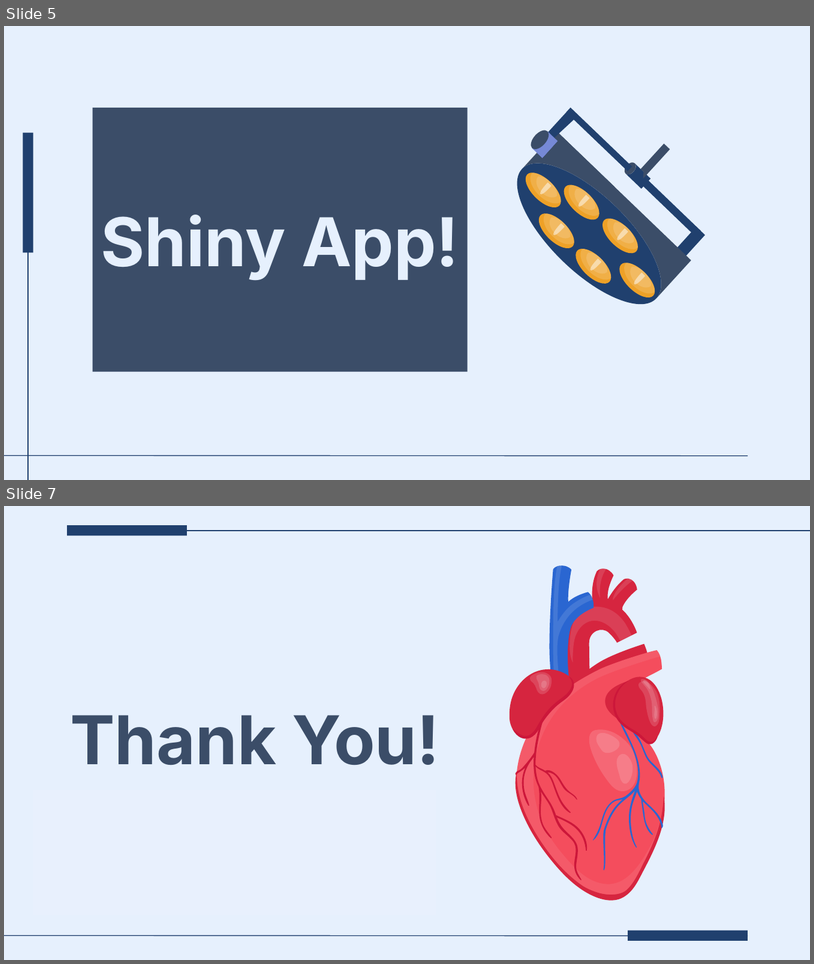
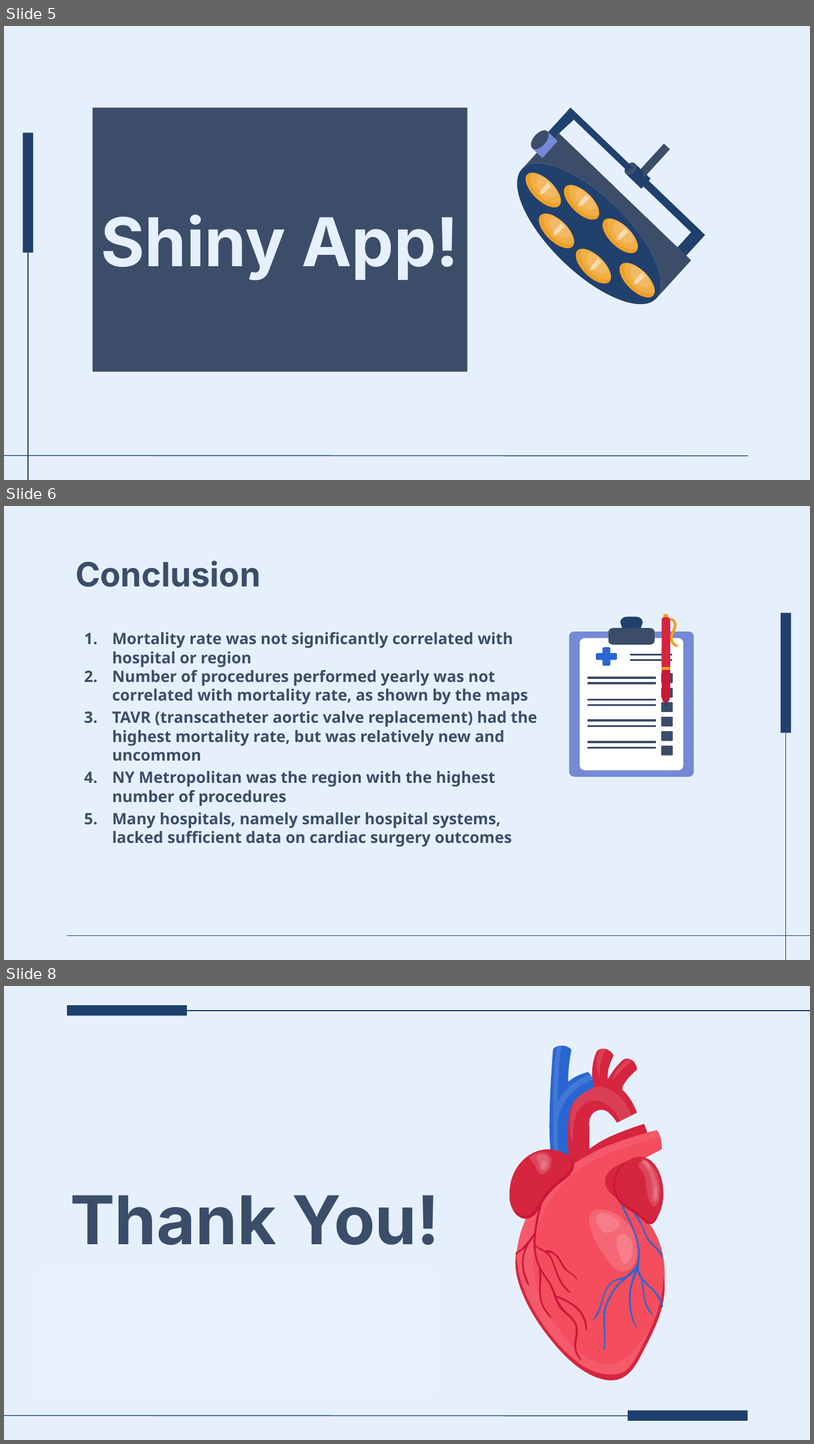
Before and after one commit to JacobYoutsey/BIS15W2025_group1, a slide deck: presentation/Bis015L Group 1 Project final.pptx. Shown one above the other, each under a label of ours: slides 5 and 7 before the commit, slides 5, 6 and 8 after it; the slides between them are not shown. The pictures are 814x964 and 814x1444 pixels, drawn with LibreOffice and Linux fonts; fonts in the diff are those of the drawing. Boxes give left, top, right and bottom in pixels: in the first picture for what was removed or moved away, otherwise in the second. Text is boxed around its words. In the diff, an @@ line names an element or a change of style, - is before the commit and + after.

Commit message:
conclusion (didn't get a chance to present)

```diff
--- a/presentation/Bis015L Group 1 Project final.pptx
+++ b/presentation/Bis015L Group 1 Project final.pptx
@@ slide 6 added at bbox=[4, 506, 810, 960], background #E6F0FD @@
@@ title added at bbox=[75, 561, 261, 587], 30 pt, text #3B4D68, bold @@
+Conclusion
@@ rectangle added at bbox=[782, 612, 792, 733], fill #20406E @@
@@ subtitle added at bbox=[112, 632, 537, 847], 14 pt, text #3B4D68, bold @@
+1. Mortality rate was not significantly correlated with hospital or region
+2. Number of procedures performed yearly was not correlated with mortality rate, as shown by the maps
+3. TAVR (transcatheter aortic valve replacement) had the highest mortality rate, but was relatively new and uncommon
+4. NY Metropolitan was the region with the highest number of procedures
+5. Many hospitals, namely smaller hospital systems, lacked sufficient data on cardiac surgery outcomes
@@ group added at bbox=[569, 613, 693, 777]: 27 freeform shapes @@
@@ line added from (786, 959) to (786, 733), #20406E 0.75 pt @@
@@ line added from (810, 936) to (67, 936), #20406E 0.75 pt @@
@@ what was slide 7 is now slide 8 @@
```
Also in this commit, not shown: 1 slide changed.
